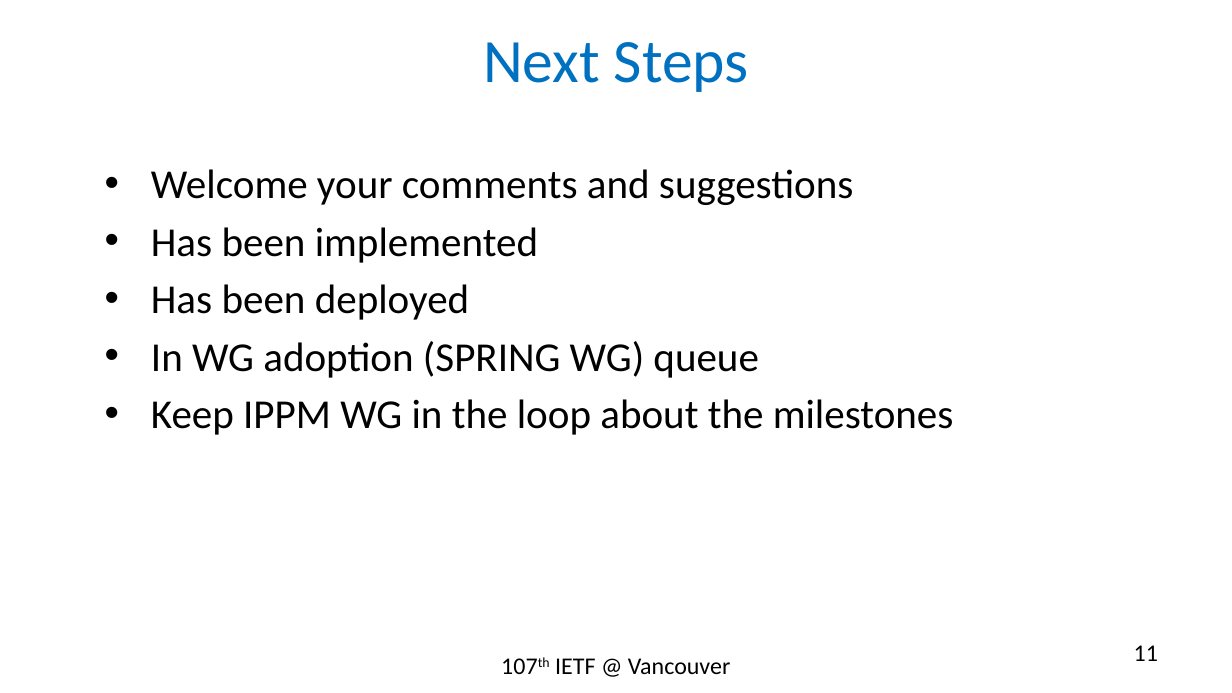
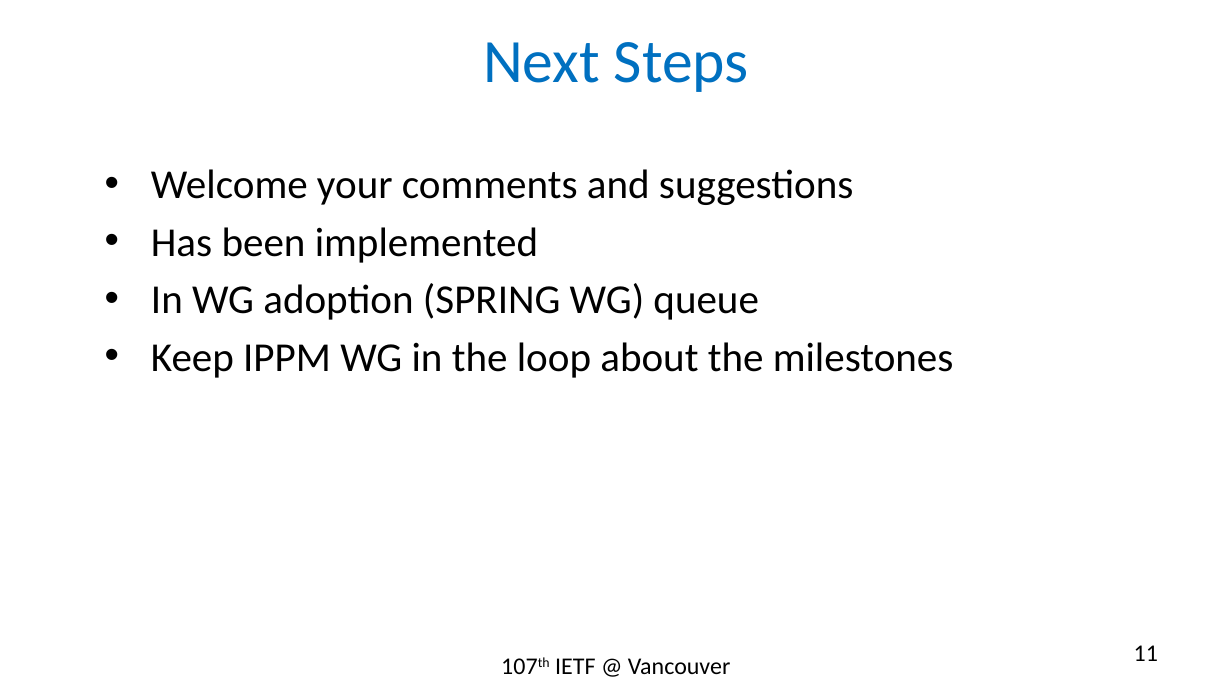
Before and after one commit to rakgandhi/ietf-slides, a slide deck: slide 11 of draft-gandhi-spring-twamp-srpm-07.pptx. Drawn at 1232x693 pixels with LibreOffice and Linux fonts; fonts in the diff are those of the drawing. Boxes give left, top, right and bottom in pixels: in the first picture for what was removed or moved away, otherwise in the second. Text is boxed around its words. In the diff, an @@ line names an element or a change of style, - is before the commit and + after.

```diff
--- a/draft-gandhi-spring-twamp-srpm-07.pptx
+++ b/draft-gandhi-spring-twamp-srpm-07.pptx
@@ text at (151, 284, 470, 320): paragraph removed @@
-• Has been deployed
```
Also in this commit, not shown: 8 other slides changed.
